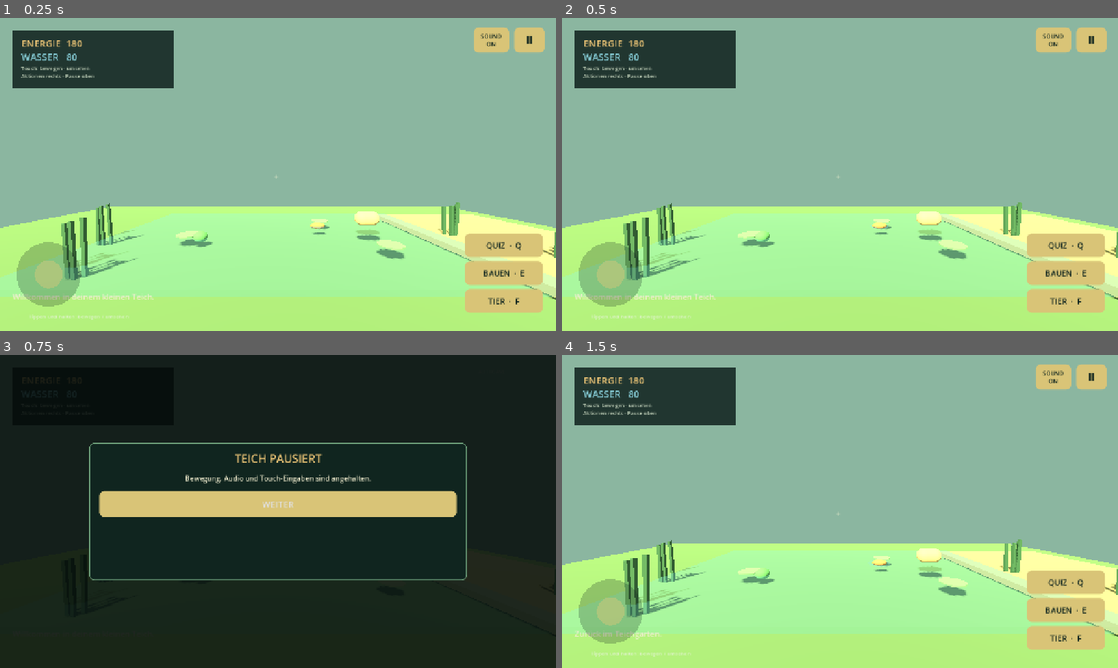
Above: before the commit, frames 1-4 (two rows, left to right).
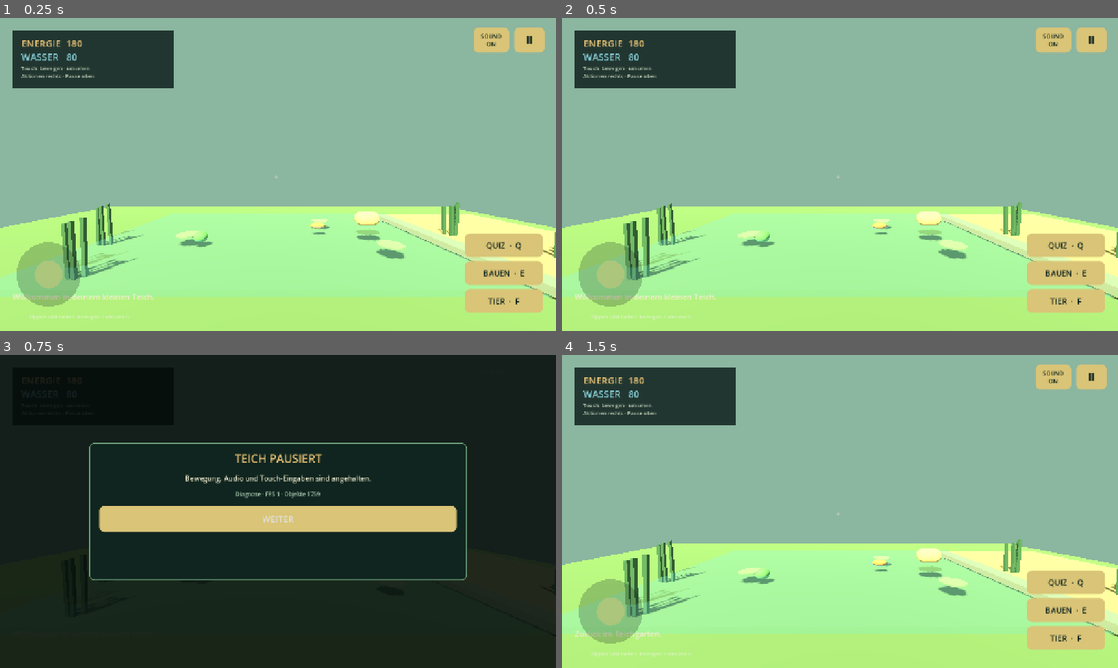
Above: after the commit, the same moments.

Repository: makopipokam/manualai.org
Game: Godot game, scene res://main.tscn
Same seed, same stepped clock (60 frames per second), same inputs: the game is played once before the commit and once after it. Sound files missing from this copy of the repository are replaced by a short silence.
Inputs:
- Up to frame 1 (0.25 s): no input
- Up to frame 2 (0.5 s): no input
- Up to frame 3 (0.75 s): click "Ⅱ" at 0.5 s
- Up to frame 4 (1.5 s): click "WEITER" at 1.25 s

Frames 1-2 are identical in both runs. In frame 3, 6.3% of the frame differs, in the area x 17-83%, y 43-57%; in frame 4, nothing differs.

Commit message:
Add mobile performance snapshot

Diff:
--- a/godot/pwnd-prototype/scripts/main.gd
+++ b/godot/pwnd-prototype/scripts/main.gd
@@ -23,6 +23,7 @@
 var mobile_controls: PwndMobileControls
 var save_hint: Label
 var pause_overlay: Control
+var performance_label: Label
 var paused := false
 var water_surface: MeshInstance3D
 var lilies: Array[MeshInstance3D] = []
@@ -236,6 +237,11 @@
 	hint.add_theme_font_size_override("font_size", 16)
 	hint.add_theme_color_override("font_color", Color("#f1edcf"))
 	column.add_child(hint)
+	performance_label = Label.new()
+	performance_label.horizontal_alignment = HORIZONTAL_ALIGNMENT_CENTER
+	performance_label.add_theme_font_size_override("font_size", 13)
+	performance_label.add_theme_color_override("font_color", Color("#a8c8b0"))
+	column.add_child(performance_label)
 	var resume := Button.new()
 	resume.text = "WEITER"
 	resume.custom_minimum_size = Vector2(0, 58)
@@ -309,11 +315,19 @@
 	get_tree().paused = paused
 	if paused:
 		mobile_controls.hide()
+		_update_performance_label()
 		pause_overlay.show()
 	else:
 		pause_overlay.hide()
 		mobile_controls.show()
 		_update_hud("Zurück im Teichgarten.")
+
+func _update_performance_label() -> void:
+	if not performance_label:
+		return
+	var fps: int = Engine.get_frames_per_second()
+	var object_count: int = int(Performance.get_monitor(Performance.OBJECT_COUNT))
+	performance_label.text = "Diagnose · FPS %d · Objekte %d" % [fps, object_count]
 
 func _toggle_audio() -> void:
 	audio_enabled = not audio_enabled
Not shown, changed: godot/pwnd-prototype/README.md
Not shown, changed: godot/pwnd-prototype/ROADMAP.md
